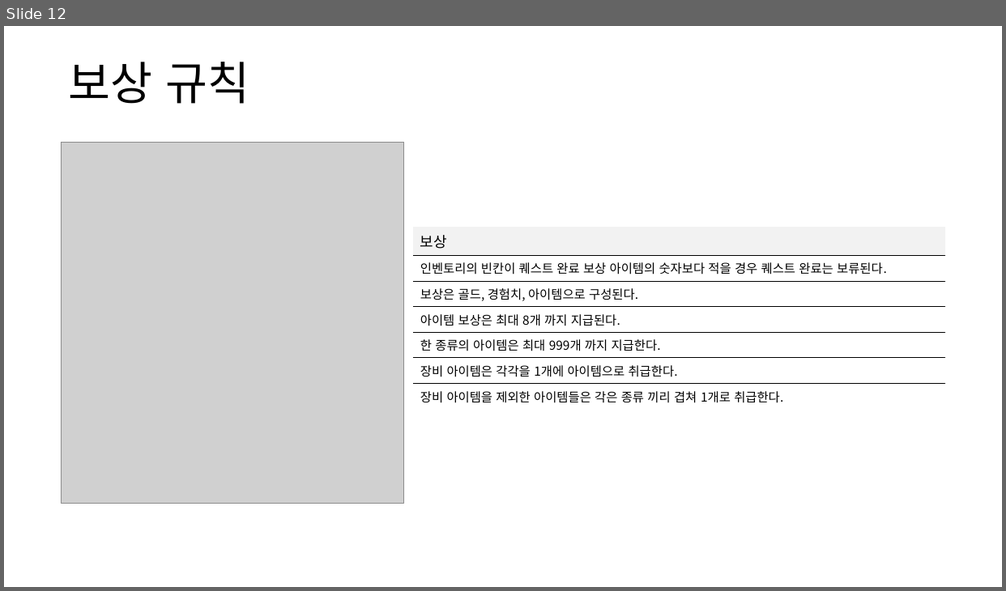
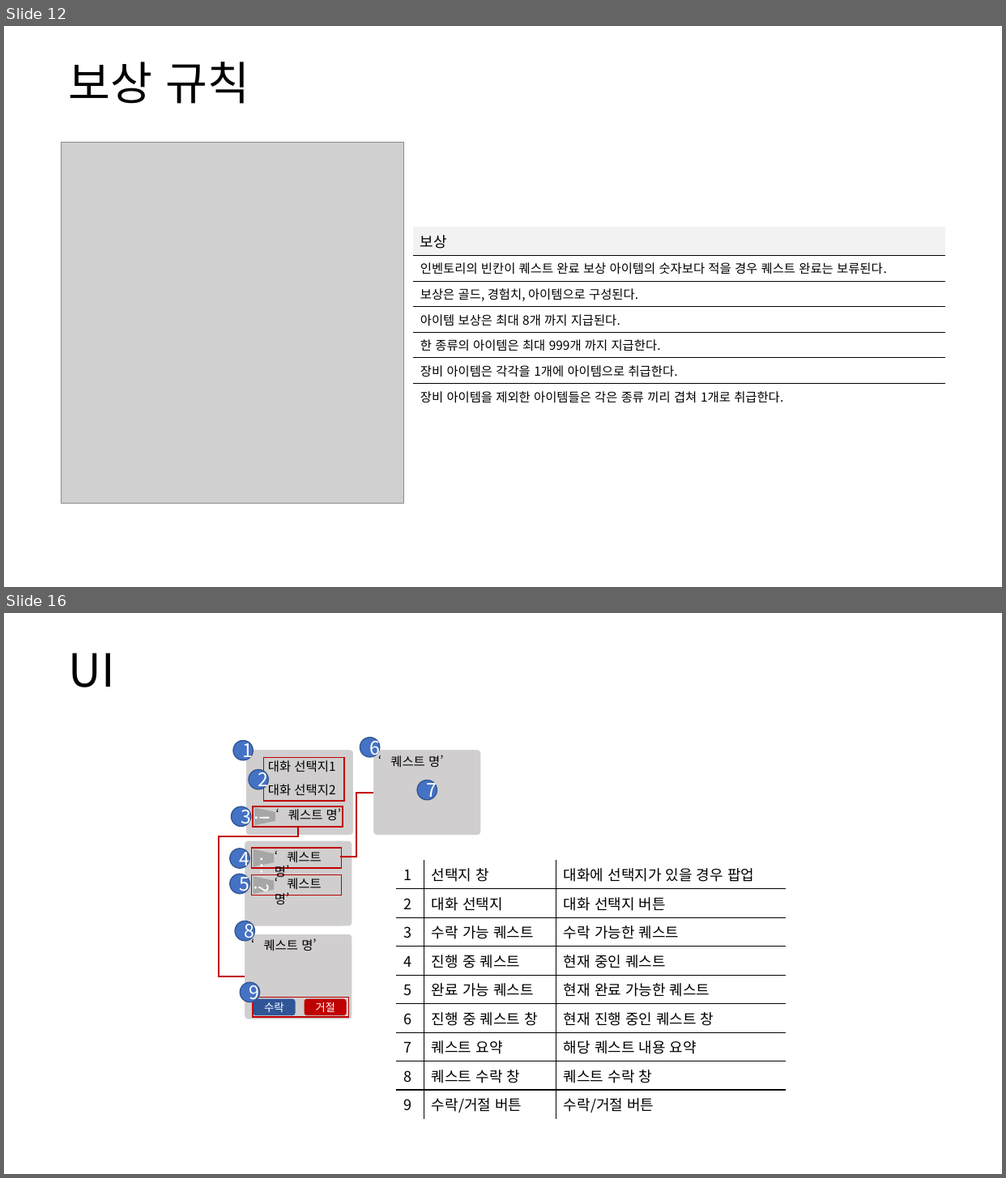
Before and after one commit to yjk0401/unityenginebasic_9th, a slide deck: 기획/방랑엽사전/퀘스트 시스템 기획서.pptx. Shown one above the other, each under a label of ours: slide 12 before the commit, slides 12 and 16 after it; the slides between them are not shown. The pictures are 1006x591 and 1006x1178 pixels, drawn with LibreOffice and Linux fonts; fonts in the diff are those of the drawing; grey boxes stand for pictures. Boxes give left, top, right and bottom in pixels: in the first picture for what was removed or moved away, otherwise in the second. Text is boxed around its words. In the diff, an @@ line names an element or a change of style, - is before the commit and + after.

```diff
--- a/기획/방랑엽사전/퀘스트 시스템 기획서.pptx
+++ b/기획/방랑엽사전/퀘스트 시스템 기획서.pptx
@@ slide 16 added at box(4, 613, 1002, 1174), background #FFFFFF @@
@@ text added at box(68, 653, 114, 688), 44 pt, text #000000 @@
+UI
@@ group added at box(360, 737, 481, 835): 2 ellipses, 1 rounded rectangle, 1 text @@
+‘퀘스트 명’
+6
+7
@@ group added at box(232, 740, 354, 835): 3 texts, 3 ellipses, 2 rectangles, 1 rounded rectangle, 1 trapezoid @@
+대화 선택지1
+1
+대화 선택지2
+‘퀘스트 명’
+!
+2
+3
@@ elbow line added from (340, 857) to (373, 793), #C00000 1.5 pt @@
@@ elbow line added from (298, 827) to (245, 977), #C00000 1.5 pt @@
@@ group added at box(230, 841, 352, 926): 2 rectangles, 2 trapezoids, 2 ellipses, 2 texts, 1 rounded rectangle @@
+?
+…
+4
+5
+‘퀘스트 명’
+‘퀘스트 명’
@@ table added at box(396, 860, 786, 1117), 9 rows, 3 columns @@
+1 | 선택지 창 | 대화에 선택지가 있을 경우 팝업
+2 | 대화 선택지 | 대화 선택지 버튼
+3 | 수락 가능 퀘스트 | 수락 가능한 퀘스트
+4 | 진행 중 퀘스트 | 현재 중인 퀘스트
+5 | 완료 가능 퀘스트 | 현재 완료 가능한 퀘스트
+6 | 진행 중 퀘스트 창 | 현재 진행 중인 퀘스트 창
+7 | 퀘스트 요약 | 해당 퀘스트 내용 요약
+8 | 퀘스트 수락 창 | 퀘스트 수락 창
+9 | 수락/거절 버튼 | 수락/거절 버튼
@@ group added at box(236, 922, 352, 1020): 3 rounded rectangles, 2 ellipses, 1 rectangle, 1 text @@
+수락
+거절
+9
+‘퀘스트 명’
+8
```
Also in this commit, not shown: 2 slides changed, 3 other slides added, 2 slides removed, 2 other files.
